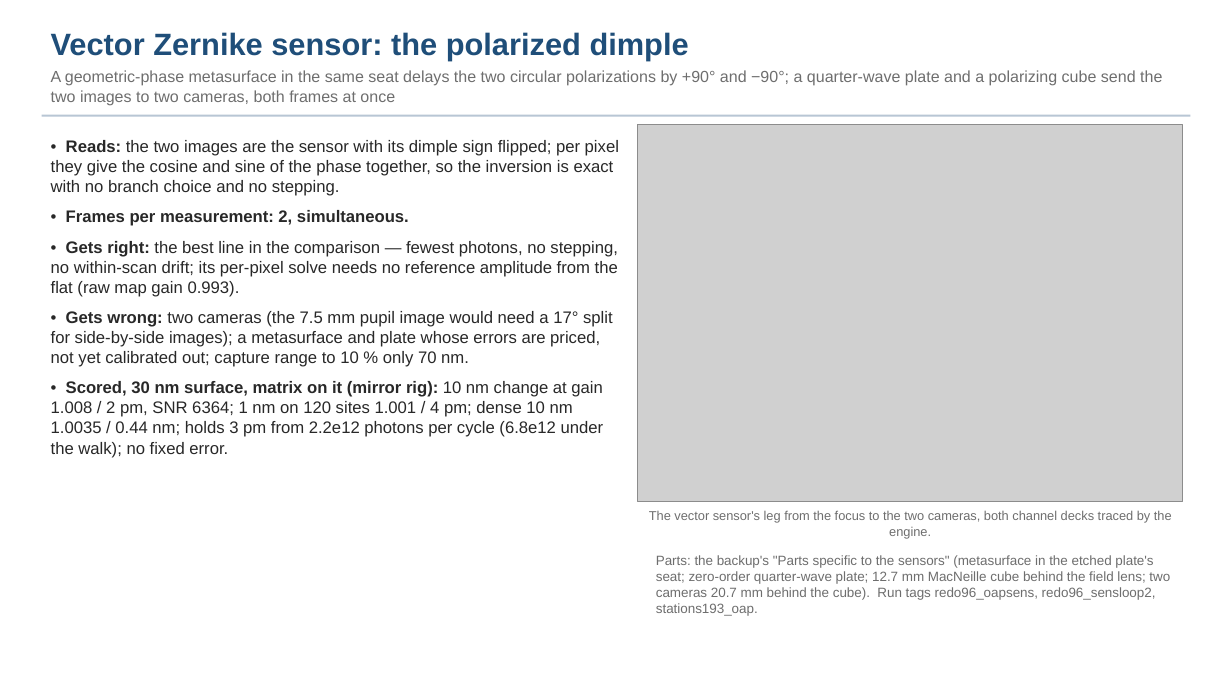
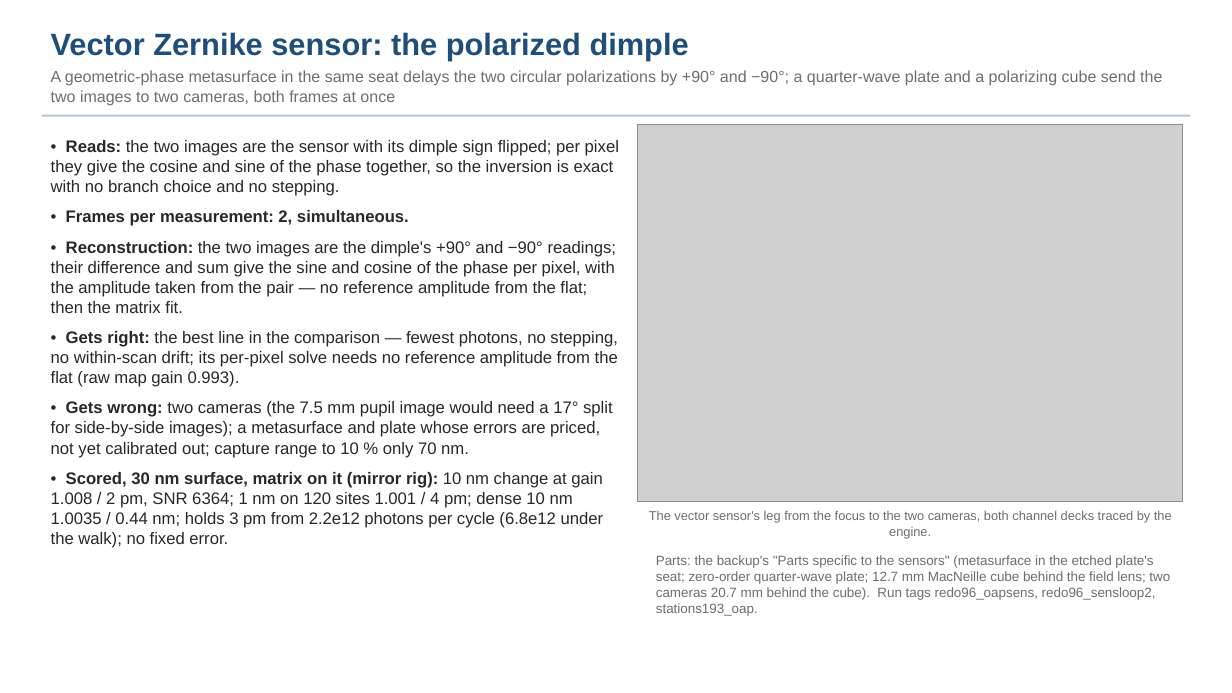
Before and after one commit to nasa-jpl/macos, a slide deck: slide 9 of demo_session/deck_gauges_short.pptx. Drawn at 1232x693 pixels with LibreOffice and Linux fonts; fonts in the diff are those of the drawing; grey boxes stand for pictures. Boxes give left, top, right and bottom in pixels: in the first picture for what was removed or moved away, otherwise in the second. Text is boxed around its words. In the diff, an @@ line names an element or a change of style, - is before the commit and + after.

```diff
--- a/demo_session/deck_gauges_short.pptx
+++ b/demo_session/deck_gauges_short.pptx
@@ text at (x1=51, y1=241, x2=616, y2=313): paragraph added @@
+• Reconstruction: the two images are the dimple's +90° and −90° readings; their difference and sum give the sine and cosine of the phase per pixel, with the amplitude taken from the pair — no reference amplitude from the flat; then the matrix fit.
```
Also in this commit, not shown: 11 other slides changed, 6 other files.
